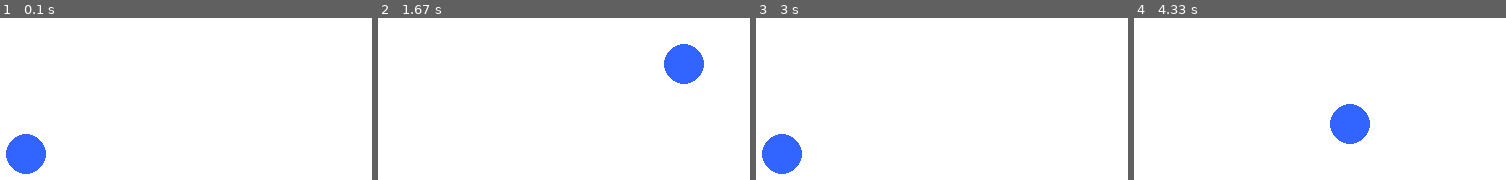
Above: before the commit, frames 1-4 (left to right).
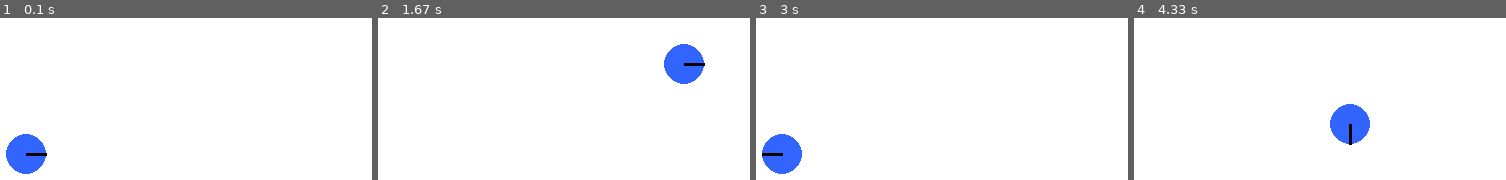
Above: after the commit, the same moments.

Repository: E137299/Pygame-Asteroids-Project
Game: pygame game, started from vector2_example.py
Same seed, same stepped clock (60 frames per second), same inputs: the game is played once before the commit and once after it.
Inputs:
- Up to frame 1 (0.1 s): no input
- Up to frame 2 (1.67 s): hold D 0.33-0.8 s; hold W 0.83-1.13 s; hold D 1.17-1.63 s
- Up to frame 3 (3 s): hold A 1.67-2.2 s; hold S 2.23-2.53 s; hold A 2.57-2.97 s
- Up to frame 4 (4.33 s): hold W 3-3.37 s; hold D 3.4-4.03 s; hold S from 4.07 s (still down)

The runs differ from the first frame. In frame 1, 0.1% of the frame differs, in the area x 6-13%, y 83-86%; in frame 2, 0.1%; in frame 3, 0.1%; in frame 4, 0.1%.

Commit message:
Added new example

Diff:
--- a/vector2_example.py
+++ b/vector2_example.py
@@ -29,6 +29,9 @@
         self.radius = 20
         self.color = BLUE
 
+        # Direction the player is facing
+        self.angle = 0
+
     def handle_input(self):
         keys = pygame.key.get_pressed()
         self.vel.update(0, 0)
@@ -42,19 +45,28 @@
         if keys[pygame.K_s]:
             self.vel.y = 1
 
-        # Normalize diagonal movement
         if self.vel.length() > 0:
             self.vel = self.vel.normalize() * self.speed
+
+            # Update facing angle based on movement direction
+            self.angle = self.vel.angle_to(Vector2(1, 0))
 
     def update(self):
         self.pos += self.vel
 
-        # Keep player on screen
         self.pos.x = max(self.radius, min(WIDTH - self.radius, self.pos.x))
         self.pos.y = max(self.radius, min(HEIGHT - self.radius, self.pos.y))
 
     def draw(self, surface):
+        # Draw player body
         pygame.draw.circle(surface, self.color, self.pos, self.radius)
+
+        # Draw direction line (shows rotation)
+        direction = Vector2(1, 0).rotate(-self.angle)
+        end_pos = self.pos + direction * self.radius
+
+        pygame.draw.line(surface, (0, 0, 0), self.pos, end_pos, 3)
+
 
 # -----------------------------
 # Create Player
--- /dev/null
+++ b/vector2_example2.py
@@ -0,0 +1,99 @@
+import pygame
+from pygame.math import Vector2
+
+# -----------------------------
+# Initialization
+# -----------------------------
+pygame.init()
+WIDTH, HEIGHT = 800, 600
+screen = pygame.display.set_mode((WIDTH, HEIGHT))
+pygame.display.set_caption("Rotating Player with Forward Movement")
+
+clock = pygame.time.Clock()
+FPS = 60
+
+# -----------------------------
+# Colors
+# -----------------------------
+WHITE = (255, 255, 255)
+BLUE = (50, 100, 255)
+BLACK = (0, 0, 0)
+
+# -----------------------------
+# Player Class
+# -----------------------------
+class Player:
+    def __init__(self, x, y):
+        self.pos = Vector2(x, y)
+        self.vel = Vector2(0, 0)
+
+        self.speed = 0.3          # forward acceleration
+        self.rotation_speed = 3   # degrees per frame
+        self.angle = 0            # facing right
+
+        self.radius = 20
+
+    def handle_input(self):
+        keys = pygame.key.get_pressed()
+
+        # Rotate left / right
+        if keys[pygame.K_a]:
+            self.angle += self.rotation_speed
+        if keys[pygame.K_d]:
+            self.angle -= self.rotation_speed
+
+        # Move forward
+        if keys[pygame.K_w]:
+            forward = Vector2(1, 0).rotate(-self.angle)
+            self.vel += forward * self.speed
+
+    def update(self):
+        self.pos += self.vel
+
+        # Optional friction (prevents infinite drifting)
+        self.vel *= 0.98
+
+        # Screen wrap
+        if self.pos.x > WIDTH:
+            self.pos.x = 0
+        if self.pos.x < 0:
+            self.pos.x = WIDTH
+        if self.pos.y > HEIGHT:
+            self.pos.y = 0
+        if self.pos.y < 0:
+            self.pos.y = HEIGHT
+
+    def draw(self, surface):
+        # Draw player body
+        pygame.draw.circle(surface, BLUE, self.pos, self.radius)
+
+        # Draw facing direction
+        forward = Vector2(1, 0).rotate(-self.angle)
+        end_pos = self.pos + forward * self.radius
+
+        pygame.draw.line(surface, BLACK, self.pos, end_pos, 3)
+
+# -----------------------------
+# Create Player
+# -----------------------------
+player = Player(WIDTH // 2, HEIGHT // 2)
+
+# -----------------------------
+# Main Game Loop
+# -----------------------------
+running = True
+while running:
+    clock.tick(FPS)
+
+    for event in pygame.event.get():
+        if event.type == pygame.QUIT:
+            running = False
+
+    player.handle_input()
+    player.update()
+
+    screen.fill(WHITE)
+    player.draw(screen)
+    pygame.display.flip()
+
+pygame.quit()
